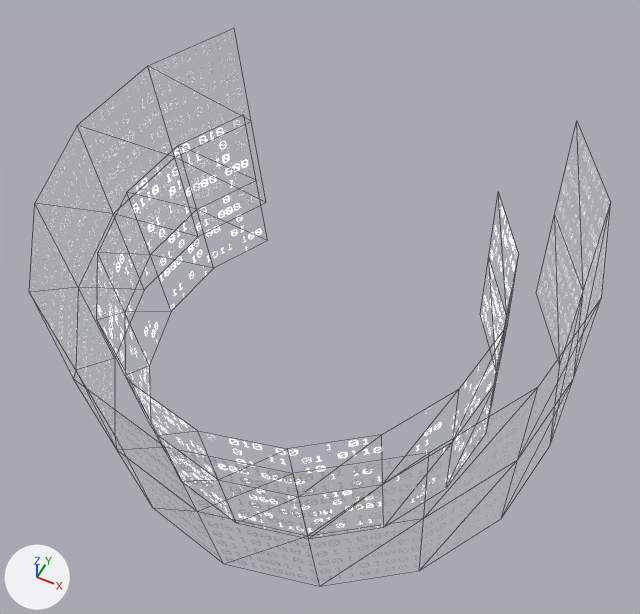
One commit to the glTF model assets/DC_niftyblocksmith/eyewear/niftyblocksmith_diamantex_eyewear/M_niftyblocksmith_diamantex.glb: the scene before it, then after it.
Camera for both pictures: a camera (50 mm lens) standing at (0.222, -0.544, 2.249) and looking at (0.005, -0.108, 1.704). Lighting does not change. The marker at lower left points along +X, +Y and +Z. Mesh edges are drawn as thin lines. Where no turn or scale is listed for an object, it has been applied to the vertices. Vertices at the same position are counted once.

Before the edit, the objects in view are built like this:
```python
ob_bs_screen = bpy.data.objects.new('BS_screen', me_screen_01)
ob_bs_screen.location = (0.0, 0.0, 0.0)
```
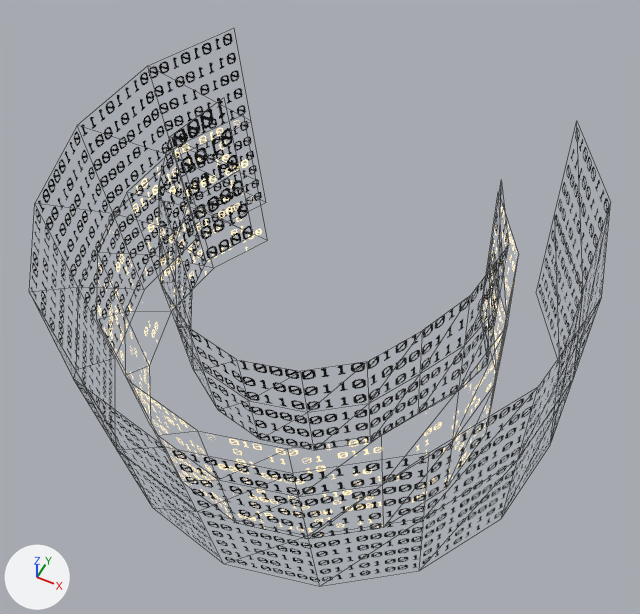
What changed in the scene script:
```text
Add img_mask_texture_v03:
    img_mask_texture_v03 = load_image('mask_texture_v03', '_unpacked/mask_texture_v03', 512, 512, 'sRGB')
Change mat_m_bs_screen:
    where n4 = _N.new('ShaderNodeTexImage'); n4.name = 'Image Texture'
    n4.image: img_mask_texture_v02 -> img_mask_texture_v03
Change mat_m_screen2:
    where n0 = _N.new('ShaderNodeBsdfPrincipled'); n0.name = 'Principled BSDF'
    add n0.inputs[27].default_value = (1.0, 0.745, 0.309, 1.0)  # 'Emission Color', yellow #ffe097
Change me_screen_01:
    used by ob_bs_screen; location = (0.0, 0.0, 0.0)
    remove me_screen_01.from_pydata(...)  # 78 vertices, 96 faces; spans x -0.212..0.211, y -0.317..0.077, z 1.555..1.839
    add me_screen_01.from_pydata(...)  # 117 vertices, 144 faces; spans x -0.212..0.211, y -0.317..0.077, z 1.555..1.839
    me_screen_01 part 1: a new loose piece of 39 vertices spanning x -0.141..0.14, y -0.229..-0.007, z 1.643..1.826, in mat_m_bs_screen
```

Changed parts and their boxes [x1, y1, x2, y2] in the pictures (640 x 614 px):
'BS_screen', surface changed, recoloured, reshaped: [31, 33, 610, 582] in both
part 1 of me_screen_01, added: after [158, 100, 508, 450]
